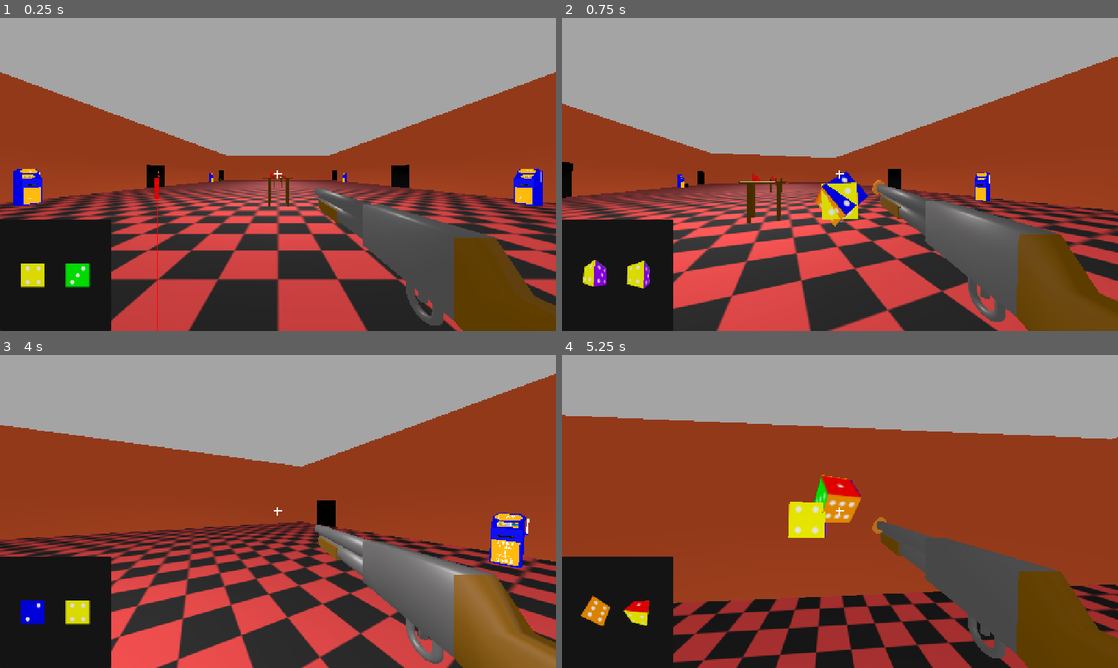
Above: before the commit, frames 1-4 (two rows, left to right).
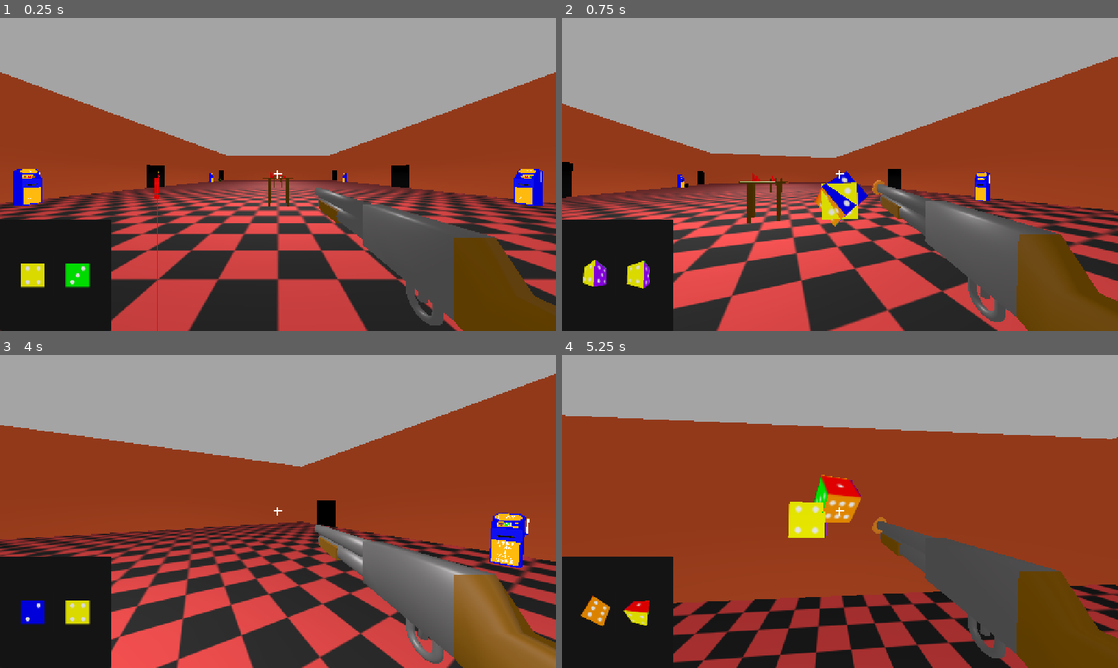
Above: after the commit, the same moments.

Repository: Ravioli45/RespawnJamFall2026
Game: Godot game, scene res://Casino/casino.tscn
Two runs of this game, one before a commit and one after it. Both use one fixed random seed, a clock stepped at 60 frames per second and the inputs below.
Inputs (mouse positions are in pixels of both pictures, inside the frame that each line leads up to):
- Up to frame 1 (0.25 s): no input
- Up to frame 2 (0.75 s): move the mouse to (867, 174) at 0.52 s; hold W (forward) from 0.53 s (still down); hold E (interact) from 0.53 s (still down); click (867, 174) at 0.67 s
- Up to frame 3 (4 s): keep holding W (forward); tap Space (jump) at 0.77, 1.52, 3.02, 3.77 s; move the mouse to (250, 511) at 1.27 s; release E (interact) at 1.28 s; click (250, 511) at 1.35 s; move the mouse to (289, 505) at 2.02 s; hold E (interact) 2.03-2.78 s; move the mouse to (272, 517) at 2.77 s; click (272, 517) at 2.85 s; move the mouse to (316, 514) at 3.52 s; hold E (interact) from 3.53 s (still down)
- Up to frame 4 (5.25 s): keep holding W (forward); move the mouse to (795, 508) at 4.27 s; release E (interact) at 4.28 s; click (795, 508) at 4.35 s; tap Space (jump) at 4.52 s; move the mouse to (845, 511) at 5.02 s; hold E (interact) from 5.03 s (still down); click (845, 511) at 5.17 s

The runs differ from the first frame. In frame 1, less than 0.1% of the frame differs, in the area x 4-96%, y 50-52%; in frame 2, less than 0.1%; in frame 3, less than 0.1%, in the area x 89-94%, y 53-55%; in frame 4, nothing differs.

Commit message:
Fixed Slot Machine

Diff:
--- a/Interactables/SlotMachine/slot_machine.gd
+++ b/Interactables/SlotMachine/slot_machine.gd
@@ -1,7 +1,7 @@
 class_name SlotMachine
 extends StaticBody3D
 @export var slots: Array[AnimatedSprite3D] = []
-var total_slots: int = 18
+var total_slots: int = 24
 var chosen_slots: Array[int] = [0,0,0]
 @export var slot_timer: Timer
 
@@ -36,7 +36,6 @@
 	return (randi() % total_slots)
 
 func on_slot_timer_finished() -> void:
-	slot_timer.stop()
 	for i in slots.size():
 		slots[i].stop()
 		slots[i].frame = chosen_slots[i]
--- a/Interactables/SlotMachine/slot_machine.tscn
+++ b/Interactables/SlotMachine/slot_machine.tscn
@@ -7,20 +7,26 @@
 [ext_resource type="Texture2D" uid="uid://buddp6ud8fho7" path="res://Weapons/Modifiers/Poison/poison_blue.png" id="5_mqvso"]
 [ext_resource type="Texture2D" uid="uid://c112pwidst60n" path="res://Weapons/Modifiers/Poison/poison_orange.png" id="5_yt0ye"]
 [ext_resource type="Texture2D" uid="uid://c78qj82u7gr1j" path="res://Weapons/Modifiers/Freeze/freeze_green.png" id="6_3gpgu"]
+[ext_resource type="Texture2D" uid="uid://cb0p4tqoc1tl3" path="res://Weapons/Dice/FaceTextures/face_four_small.png" id="6_ksun7"]
 [ext_resource type="Texture2D" uid="uid://bit47nxoywc7x" path="res://Weapons/Modifiers/Poison/poison_purple.png" id="7_cy5jf"]
 [ext_resource type="Texture2D" uid="uid://cy7313nkj1lln" path="res://Weapons/Modifiers/Freeze/freeze_red.png" id="8_mtkra"]
 [ext_resource type="Texture2D" uid="uid://cglukyary05p2" path="res://Weapons/Modifiers/Poison/poison_yellow.png" id="9_e4cl1"]
 [ext_resource type="Texture2D" uid="uid://cdddvliunirrb" path="res://Weapons/Modifiers/Freeze/freeze_blue.png" id="10_nqayx"]
+[ext_resource type="Texture2D" uid="uid://c4rfq6dw3nduv" path="res://Weapons/Dice/FaceTextures/face_five_small.png" id="10_s0uif"]
 [ext_resource type="Texture2D" uid="uid://b4pf1ugdddc3" path="res://Weapons/Modifiers/Explosion/explosion_green.png" id="11_fgne3"]
 [ext_resource type="Texture2D" uid="uid://x101sp658t4b" path="res://Weapons/Modifiers/Poison/poison_red.png" id="12_ksun7"]
 [ext_resource type="Texture2D" uid="uid://ce027obkhpyij" path="res://Weapons/Modifiers/Freeze/freeze_yellow.png" id="13_s0uif"]
+[ext_resource type="Texture2D" uid="uid://dpc82dpj7j3hq" path="res://Weapons/Dice/FaceTextures/face_six_small.png" id="14_kvug5"]
 [ext_resource type="Texture2D" uid="uid://baxwnlr2x7jh3" path="res://Weapons/Modifiers/Freeze/freeze_purple.png" id="14_mu44q"]
 [ext_resource type="Texture2D" uid="uid://n5co3p3chfrs" path="res://Weapons/Modifiers/Explosion/explosion_orange.png" id="15_kvug5"]
 [ext_resource type="Texture2D" uid="uid://c346fnhk6v0g0" path="res://Weapons/Modifiers/Poison/poison_green.png" id="16_2pdxp"]
+[ext_resource type="Texture2D" uid="uid://ggrveo3sp62t" path="res://Weapons/Dice/FaceTextures/face_three_small.png" id="16_ai0p1"]
 [ext_resource type="Texture2D" uid="uid://dellggkd5wfma" path="res://Weapons/Modifiers/Explosion/explosion_red.png" id="17_ai0p1"]
 [ext_resource type="Texture2D" uid="uid://doimqumlouaqn" path="res://Weapons/Modifiers/Explosion/explosion_yellow.png" id="19_fd0yp"]
 [ext_resource type="Texture2D" uid="uid://c61ilj252ajkd" path="res://Weapons/Modifiers/Freeze/freeze_orange.png" id="20_2rhfl"]
 [ext_resource type="Texture2D" uid="uid://dguqmtkh0xw3o" path="res://Weapons/Modifiers/Explosion/explosion_purple.png" id="21_kihi1"]
+[ext_resource type="Texture2D" uid="uid://cgeds3cc70tx4" path="res://Weapons/Dice/FaceTextures/face_two_small.png" id="24_fd0yp"]
+[ext_resource type="Texture2D" uid="uid://bitcdssjsnile" path="res://Weapons/Dice/FaceTextures/face_one_small.png" id="26_2rhfl"]
 
 [sub_resource type="BoxShape3D" id="BoxShape3D_wm55w"]
 size = Vector3(0.36743164, 1.0454102, 0.24365234)
@@ -32,37 +38,49 @@
 animations = [{
 "frames": [{
 "duration": 1.0,
-"texture": ExtResource("4_v3ne4")
-}, {
-"duration": 1.0,
-"texture": ExtResource("5_yt0ye")
-}, {
-"duration": 1.0,
-"texture": ExtResource("6_3gpgu")
-}, {
-"duration": 1.0,
 "texture": ExtResource("7_cy5jf")
 }, {
 "duration": 1.0,
 "texture": ExtResource("8_mtkra")
 }, {
 "duration": 1.0,
-"texture": ExtResource("9_e4cl1")
+"texture": ExtResource("6_ksun7")
+}, {
+"duration": 1.0,
+"texture": ExtResource("5_yt0ye")
+}, {
+"duration": 1.0,
+"texture": ExtResource("4_v3ne4")
+}, {
+"duration": 1.0,
+"texture": ExtResource("6_3gpgu")
+}, {
+"duration": 1.0,
+"texture": ExtResource("10_s0uif")
+}, {
+"duration": 1.0,
+"texture": ExtResource("12_ksun7")
 }, {
 "duration": 1.0,
 "texture": ExtResource("10_nqayx")
 }, {
 "duration": 1.0,
-"texture": ExtResource("11_fgne3")
-}, {
-"duration": 1.0,
-"texture": ExtResource("12_ksun7")
-}, {
-"duration": 1.0,
 "texture": ExtResource("13_s0uif")
 }, {
 "duration": 1.0,
+"texture": ExtResource("14_kvug5")
+}, {
+"duration": 1.0,
+"texture": ExtResource("9_e4cl1")
+}, {
+"duration": 1.0,
+"texture": ExtResource("16_ai0p1")
+}, {
+"duration": 1.0,
 "texture": ExtResource("14_mu44q")
+}, {
+"duration": 1.0,
+"texture": ExtResource("11_fgne3")
 }, {
 "duration": 1.0,
 "texture": ExtResource("15_kvug5")
@@ -77,13 +95,19 @@
 "texture": ExtResource("5_mqvso")
 }, {
 "duration": 1.0,
+"texture": ExtResource("21_kihi1")
+}, {
+"duration": 1.0,
+"texture": ExtResource("24_fd0yp")
+}, {
+"duration": 1.0,
 "texture": ExtResource("19_fd0yp")
 }, {
 "duration": 1.0,
-"texture": ExtResource("20_2rhfl")
+"texture": ExtResource("26_2rhfl")
 }, {
 "duration": 1.0,
-"texture": ExtResource("21_kihi1")
+"texture": ExtResource("20_2rhfl")
 }],
 "loop": 1,
 "name": &"spin",
@@ -130,6 +154,7 @@
 
 [node name="SlotTimer" type="Timer" parent="." unique_id=915242293]
 wait_time = 2.0
+one_shot = true
 
 [connection signal="animation_finished" from="SlotMachine/AnimationPlayer" to="." method="_on_animation_finished"]
 [connection signal="timeout" from="SlotTimer" to="." method="on_slot_timer_finished"]
Binary file added: Weapons/Dice/FaceTextures/face_five_small.png
Not shown, added: Weapons/Dice/FaceTextures/face_five_small.png.import
Binary file added: Weapons/Dice/FaceTextures/face_four_small.png
Not shown, added: Weapons/Dice/FaceTextures/face_four_small.png.import
Binary file added: Weapons/Dice/FaceTextures/face_one_small.png
Not shown, added: Weapons/Dice/FaceTextures/face_one_small.png.import
Binary file added: Weapons/Dice/FaceTextures/face_six_small.png
Not shown, added: Weapons/Dice/FaceTextures/face_six_small.png.import
Binary file added: Weapons/Dice/FaceTextures/face_three_small.png
Not shown, added: Weapons/Dice/FaceTextures/face_three_small.png.import
Binary file added: Weapons/Dice/FaceTextures/face_two_small.png
Not shown, added: Weapons/Dice/FaceTextures/face_two_small.png.import
